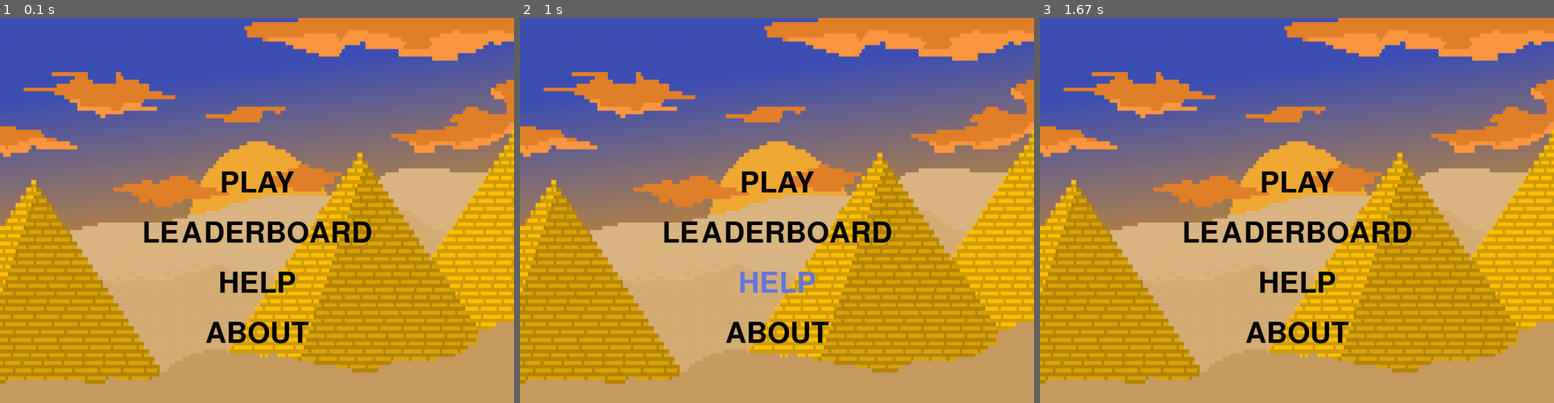
Above: before the commit, frames 1-3 (left to right).
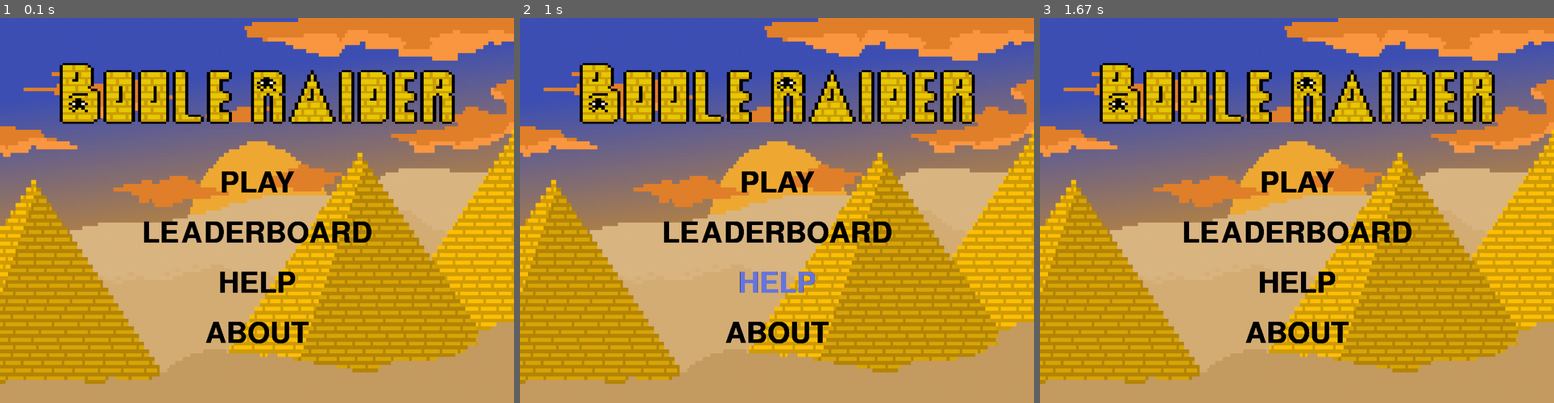
Above: after the commit, the same moments.

Repository: ciarancotter/semester2project
Game: pygame game, started from src/controller/main.py
The game is run twice, just before and just after one commit, with the same random seed, the same clock (stepped at 60 frames per second) and the same inputs.
Inputs (mouse positions are in pixels of both pictures, inside the frame that each line leads up to):
- Up to frame 1 (0.1 s): no input
- Up to frame 2 (1 s): press the mouse at (777, 233) at 0.37 s; move the mouse to (766, 168) at 0.47 s; release the mouse at (756, 106) at 0.6 s; press the mouse at (777, 333) at 0.7 s; move the mouse to (797, 310) at 0.8 s; release the mouse at (812, 291) at 0.93 s
- Up to frame 3 (1.67 s): press the mouse at (1297, 333) at 1.03 s; move the mouse to (1394, 322) at 1.13 s; release the mouse at (1492, 310) at 1.27 s; press the mouse at (1297, 183) at 1.37 s; move the mouse to (1240, 256) at 1.47 s; release the mouse at (1183, 329) at 1.6 s

The runs differ from the first frame. In frame 1, 8.9% of the frame differs, in the area x 11-89%, y 11-85%; in frame 2, 9.0%; in frame 3, 9.0%.

Commit message:
menu logo

Diff:
--- a/src/controller/main.py
+++ b/src/controller/main.py
@@ -56,9 +56,27 @@
     screen = pygame.display.set_mode((SCREEN_WIDTH, SCREEN_HEIGHT))
     pygame.display.set_caption("Main Menu")
 
-    # Load background image for main menu
+    # Load background image
     background = pygame.image.load("src/view/assets/menuBG.png")
     background = pygame.transform.scale(background, (1024, 768))
+
+    logo = pygame.image.load("src/view/assets/logo.png")
+    logo = pygame.transform.scale(logo, (800, 150))
+
+    # Define font and size
+    font = pygame.font.Font(None, 85)
+
+    # Get the rectangle for the image
+    logo_rect = logo.get_rect()
+
+    # Set the position of the image on the screen
+    logo_rect.center = (512, 150)
+
+    # Draw background
+    screen.blit(background, (0, 0))
+
+    # Draw logo
+    screen.blit(logo, logo_rect)
 
     # load game panel for game
     GamePanel = Panel(screen, SCREEN_WIDTH, SCREEN_HEIGHT, 0, 0, BLACK)
@@ -128,9 +146,6 @@
         else:
             about_button = font.render("ABOUT", True, BLACK)
 
-        # Draw background
-        screen.blit(background, (0, 0))
-
         # Draw buttons for main menu
         screen.blit(play_button, play_rect)
         screen.blit(leaderboard_button, leaderboard_rect)
